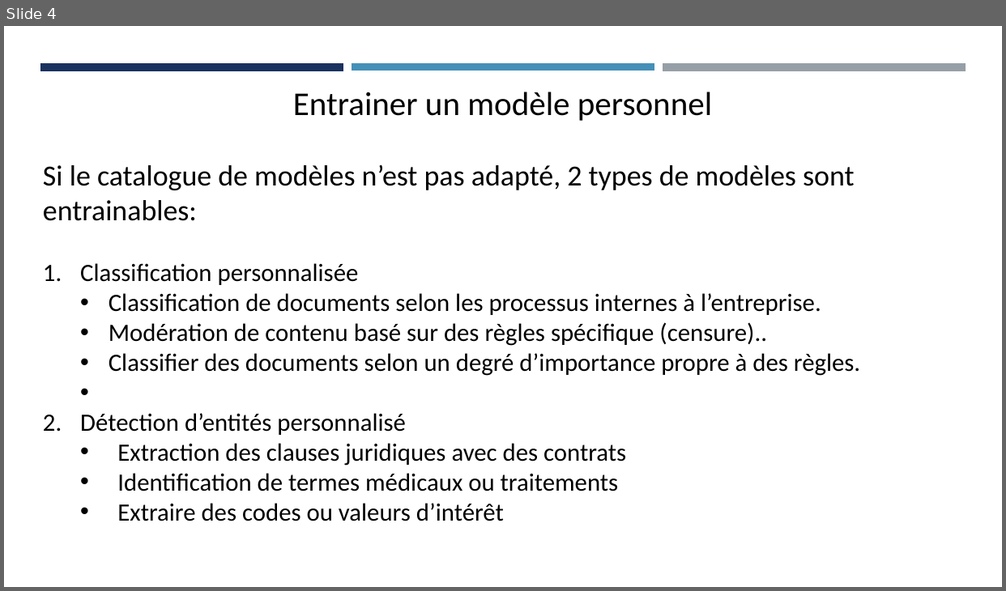
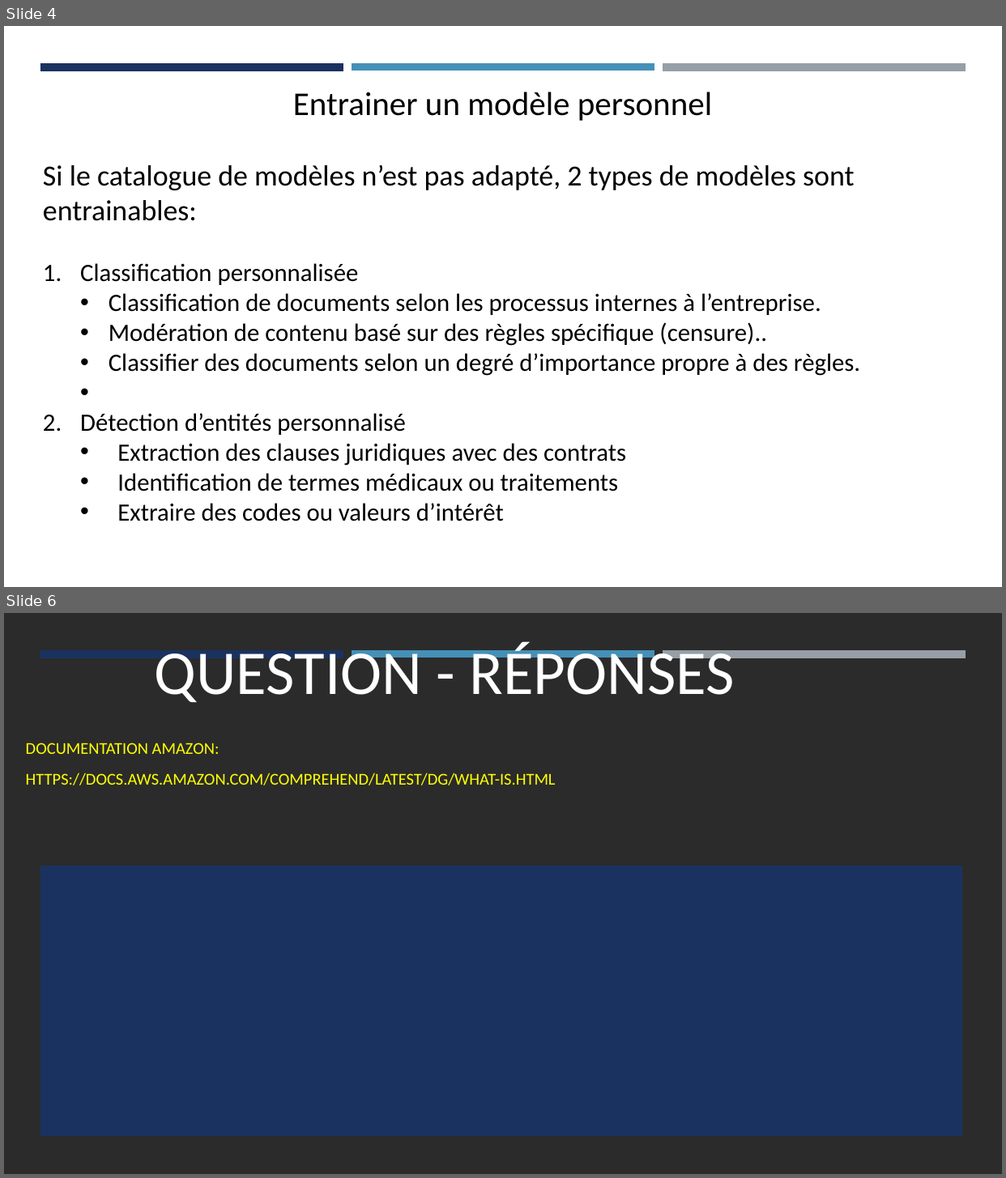
Before and after one commit to Jmuhleman/pw_CLD, a slide deck: workshop/AWS Comprehend.odp. Shown one above the other, each under a label of ours: slide 4 before the commit, slides 4 and 6 after it; the slides between them are not shown. The pictures are 1006x591 and 1006x1178 pixels, drawn with LibreOffice and Linux fonts; fonts in the diff are those of the drawing; background and template pictures are left out; a plain dark background stands for a picture behind light text. Boxes give left, top, right and bottom in pixels: in the first picture for what was removed or moved away, otherwise in the second. Text is boxed around its words. In the diff, an @@ line names an element or a change of style, - is before the commit and + after.

```diff
--- a/workshop/AWS Comprehend.odp
+++ b/workshop/AWS Comprehend.odp
@@ slide 6 added at bbox=[4, 613, 1002, 1174], background picture (left out); not listed: 3 template elements that a slide beside it also shows @@
@@ title added at bbox=[155, 642, 734, 702], 60 pt, text #FFFFFF @@
+QUESTION - RÉPONSES
@@ subtitle added at bbox=[26, 743, 556, 786], 16 pt, text #FFFF00 @@
+DOCUMENTATION AMAZON:
+HTTPS://DOCS.AWS.AMAZON.COM/COMPREHEND/LATEST/DG/WHAT-IS.HTML
@@ freeform shape added at bbox=[40, 865, 963, 1135], fill #1A3260 @@
```
Also in this commit, not shown: 2 slides changed, 1 slide removed.
